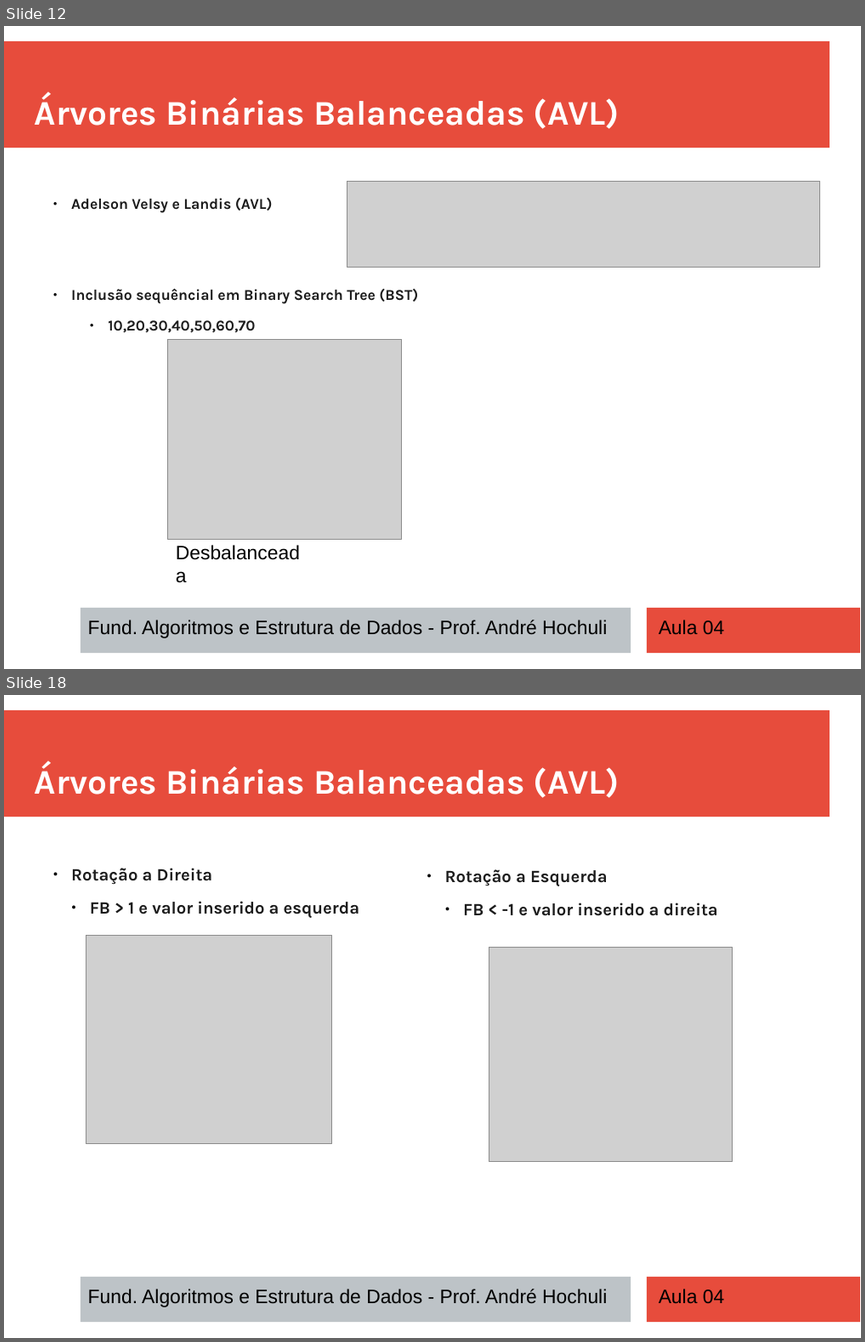
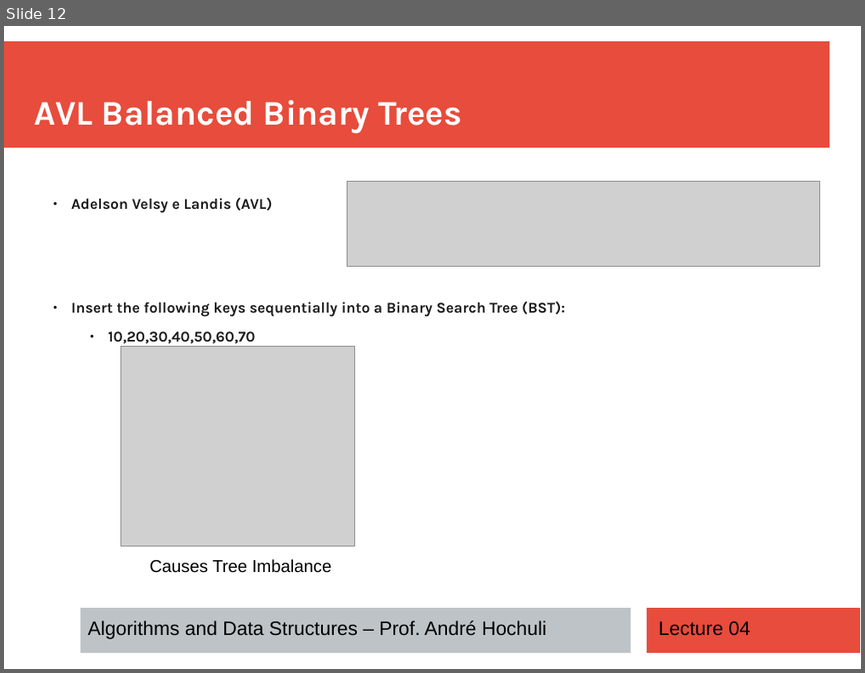
Before and after one commit to andrehochuli/teaching, a slide deck: DataStructuresAndAlgorithms/Lecture 04 - Trees/Aula 04 - Trees.pptx. Shown one above the other, each under a label of ours: slides 12 and 18 before the commit, slide 12 after it; the slides between them are not shown. The pictures are 865x1342 and 865x673 pixels, drawn with LibreOffice and Linux fonts; fonts in the diff are those of the drawing; grey boxes stand for pictures. Boxes give left, top, right and bottom in pixels: in the first picture for what was removed or moved away, otherwise in the second. Text is boxed around its words. In the diff, an @@ line names an element or a change of style, - is before the commit and + after.

```diff
--- a/DataStructuresAndAlgorithms/Lecture 04 - Trees/Aula 04 - Trees.pptx
+++ b/DataStructuresAndAlgorithms/Lecture 04 - Trees/Aula 04 - Trees.pptx
@@ slide 18 removed at (4,695,861,1338), background #FFFFFF; not listed: 3 template elements that a slide beside it also shows @@
@@ text removed at (35,763,619,798) @@
-Árvores Binárias Balanceadas (AVL)
@@ text removed at (71,868,359,918) @@
-  ● Rotação a Direita
-    ● FB > 1 e valor inserido a esquerda
@@ text removed at (445,869,718,916) @@
-  ● Rotação a Esquerda
-    ● FB < -1 e valor inserido a direita
@@ picture removed at (86,936,331,1144) @@
@@ picture removed at (489,947,732,1161) @@
@@ text removed at (88,1288,607,1307) @@
-Fund. Algoritmos e Estrutura de Dados - Prof. André Hochuli
@@ text removed at (658,1288,724,1304) @@
-Aula 04
@@ slide 12 changed as well @@
@@ text at (35,100,462,133): text changed @@
-Árvores Binárias Balanceadas (AVL)
+AVL Balanced Binary Trees
@@ text at (71,301,565,317): text changed @@
-  ● Inclusão sequêncial em Binary Search Tree (BST)
+  ● Insert the following keys sequentially into a Binary Search Tree (BST):
@@ picture: place and size @@
-picture at (167,340,401,539)
+picture at (120,346,355,546)
@@ text at (149,559,331,573): text changed; size 18 to 16 pt @@
-Desbalanceada
+Causes Tree Imbalance
@@ text at (88,620,546,639): text changed @@
-Fund. Algoritmos e Estrutura de Dados - Prof. André Hochuli
+Algorithms and Data Structures – Prof. André Hochuli
@@ text at (658,621,749,635): text changed @@
-Aula 04
+Lecture 04
```
Also in this commit, not shown: 5 other slides changed, 18 slides added, 18 other slides removed, 2 other files.
